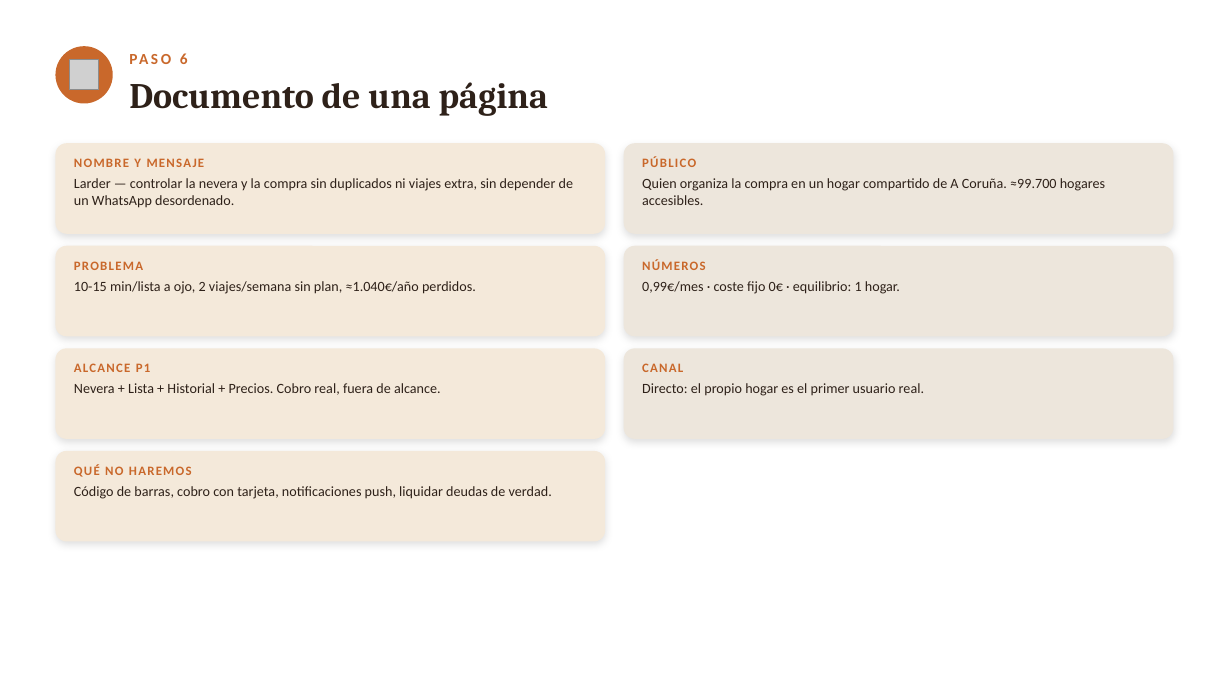
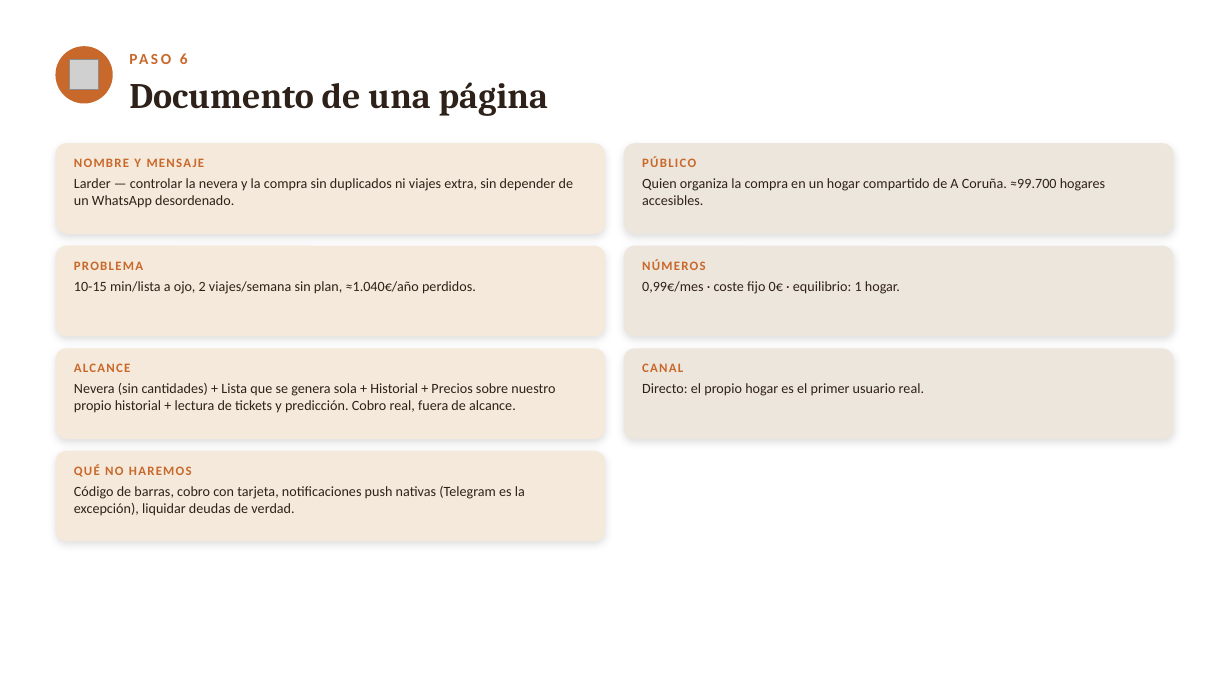
Before and after one commit to lagoanadia/Larder, a slide deck: slide 10 of docs/larder-presentacion.pptx. Drawn at 1232x693 pixels with LibreOffice and Linux fonts; fonts in the diff are those of the drawing; grey boxes stand for pictures. Boxes give left, top, right and bottom in pixels: in the first picture for what was removed or moved away, otherwise in the second. Text is boxed around its words. In the diff, an @@ line names an element or a change of style, - is before the commit and + after.

```diff
--- a/docs/larder-presentacion.pptx
+++ b/docs/larder-presentacion.pptx
@@ text at (x1=74, y1=363, x2=130, y2=372): text changed @@
-ALCANCE P1
+ALCANCE
@@ text at (x1=74, y1=383, x2=555, y2=413): text changed @@
-Nevera + Lista + Historial + Precios. Cobro real, fuera de alcance.
+Nevera (sin cantidades) + Lista que se genera sola + Historial + Precios sobre nuestro propio historial + lectura de tickets y predicción. Cobro real, fuera de alcance.
@@ text at (x1=74, y1=486, x2=525, y2=516): text changed @@
-Código de barras, cobro con tarjeta, notificaciones push, liquidar deudas de verdad.
+Código de barras, cobro con tarjeta, notificaciones push nativas (Telegram es la excepción), liquidar deudas de verdad.
```
Also in this commit, not shown: 2 other slides changed, 6 other files.
